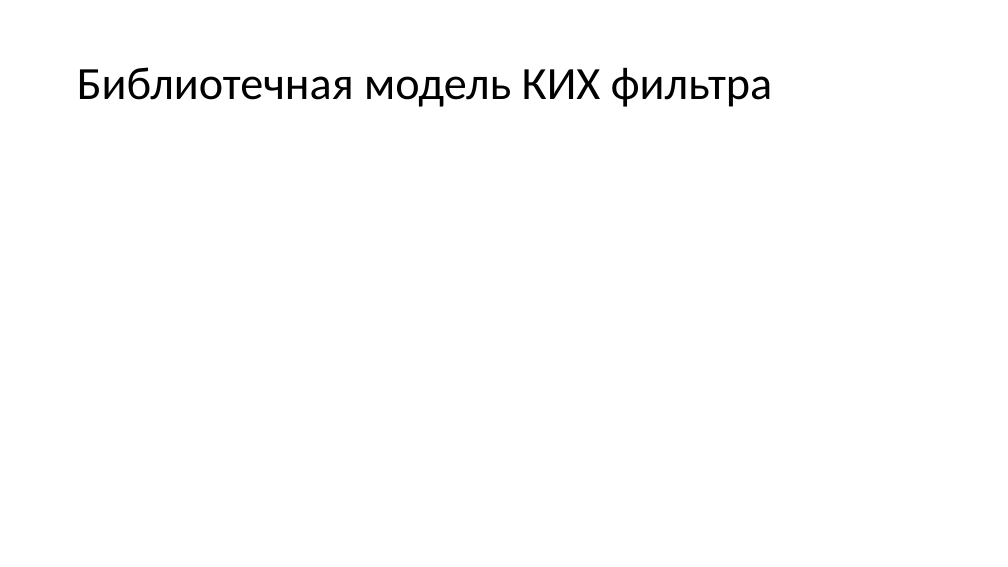
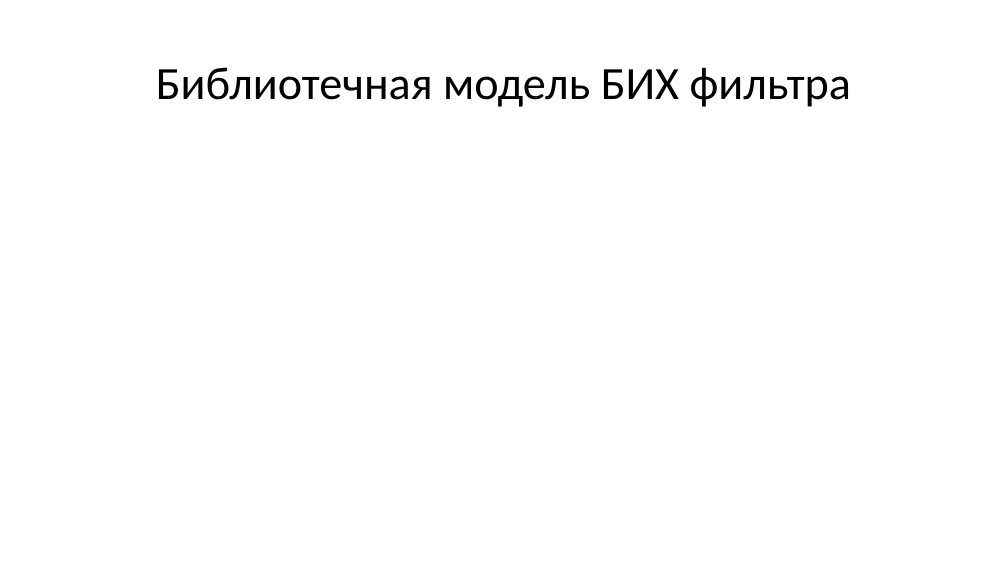
Before and after one commit to Alexey-cpu/DSP, a slide deck: slide 5 of doc/DSP_TemplateToolBox.pptx (slide 4 before the commit). Drawn at 1008x567 pixels with LibreOffice and Linux fonts; fonts in the diff are those of the drawing; grey boxes stand for pictures. Boxes give left, top, right and bottom in pixels: in the first picture for what was removed or moved away, otherwise in the second. Text is boxed around its words. In the diff, an @@ line names an element or a change of style, - is before the commit and + after.

```diff
--- a/doc/DSP_TemplateToolBox.pptx
+++ b/doc/DSP_TemplateToolBox.pptx
@@ title at [156,67,851,107]: text changed @@
-Библиотечная модель КИХ фильтра
+Библиотечная модель БИХ фильтра
```
Also in this commit, not shown: 1 slide added, 14 other files.
